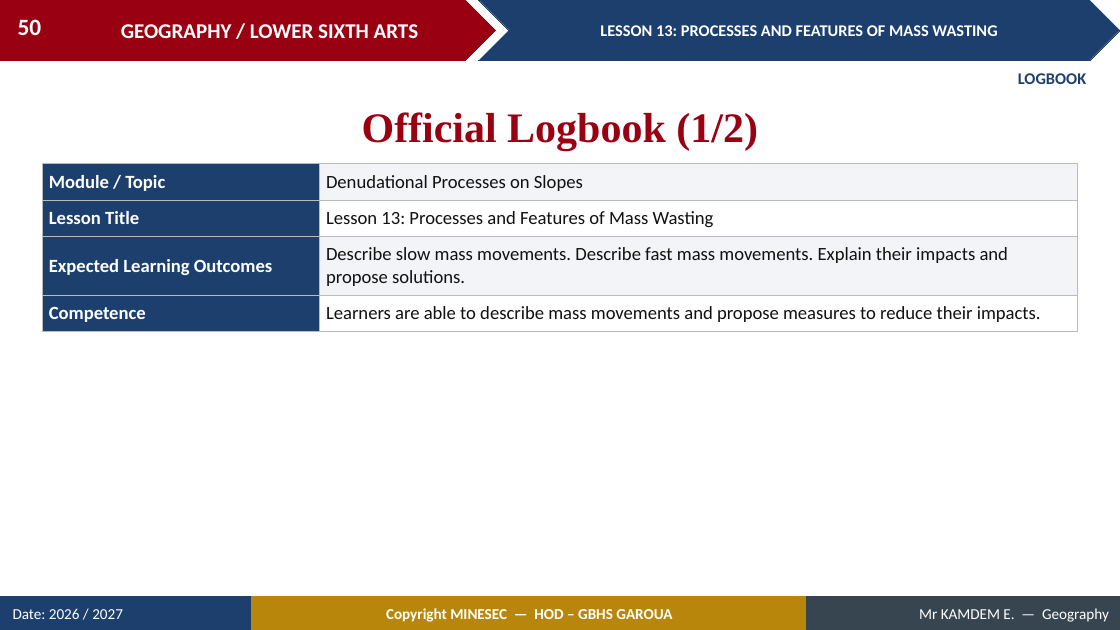
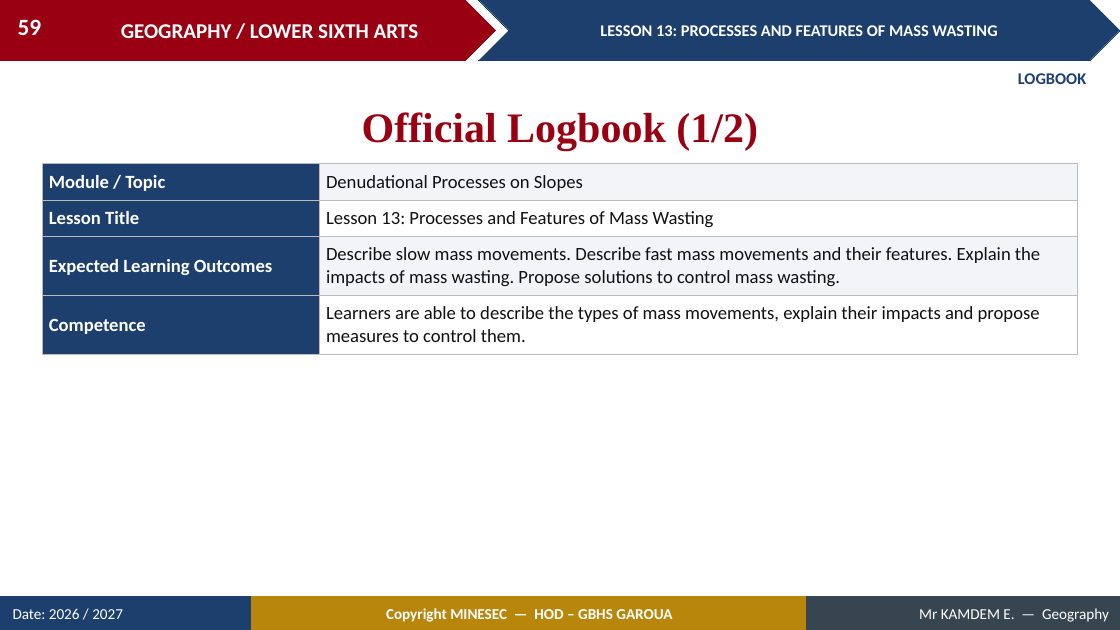
Before and after one commit to Berthautk/linea-github, a slide deck: slide 59 of lecons/LSA/Geomorphology/15_LSA_GEOMO_L13_Processes_and_Features_of_Mass_Wasting.pptx (slide 50 before the commit). Drawn at 1120x630 pixels with LibreOffice and Linux fonts; fonts in the diff are those of the drawing. Boxes give left, top, right and bottom in pixels: in the first picture for what was removed or moved away, otherwise in the second. Text is boxed around its words. In the diff, an @@ line names an element or a change of style, - is before the commit and + after.

```diff
--- a/lecons/LSA/Geomorphology/15_LSA_GEOMO_L13_Processes_and_Features_of_Mass_Wasting.pptx
+++ b/lecons/LSA/Geomorphology/15_LSA_GEOMO_L13_Processes_and_Features_of_Mass_Wasting.pptx
@@ page number at [18, 19, 42, 35]: text changed @@
-50
+59
@@ table at [42, 164, 1078, 346] @@
-row 3, column 2: Describe slow mass movements. Describe fast mass movements. Explain their impacts and propose solutions.
+row 3, column 2: Describe slow mass movements. Describe fast mass movements and their features. Explain the impacts of mass wasting. Propose solutions to control mass wasting.
-row 4, column 2: Learners are able to describe mass movements and propose measures to reduce their impacts.
+row 4, column 2: Learners are able to describe the types of mass movements, explain their impacts and propose measures to control them.
```
Also in this commit, not shown: 36 other slides changed, 20 slides added, 10 slides removed, 52 other files.
